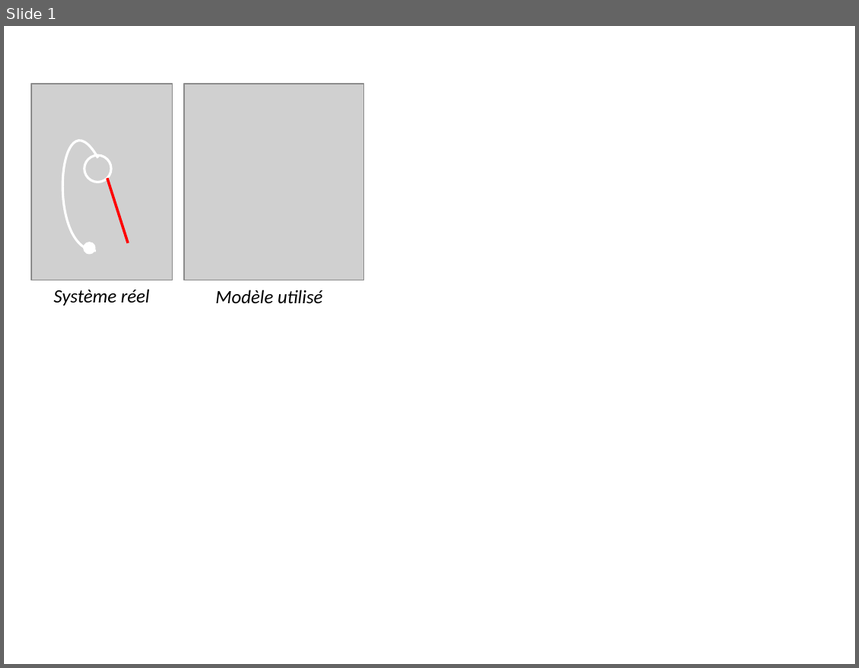
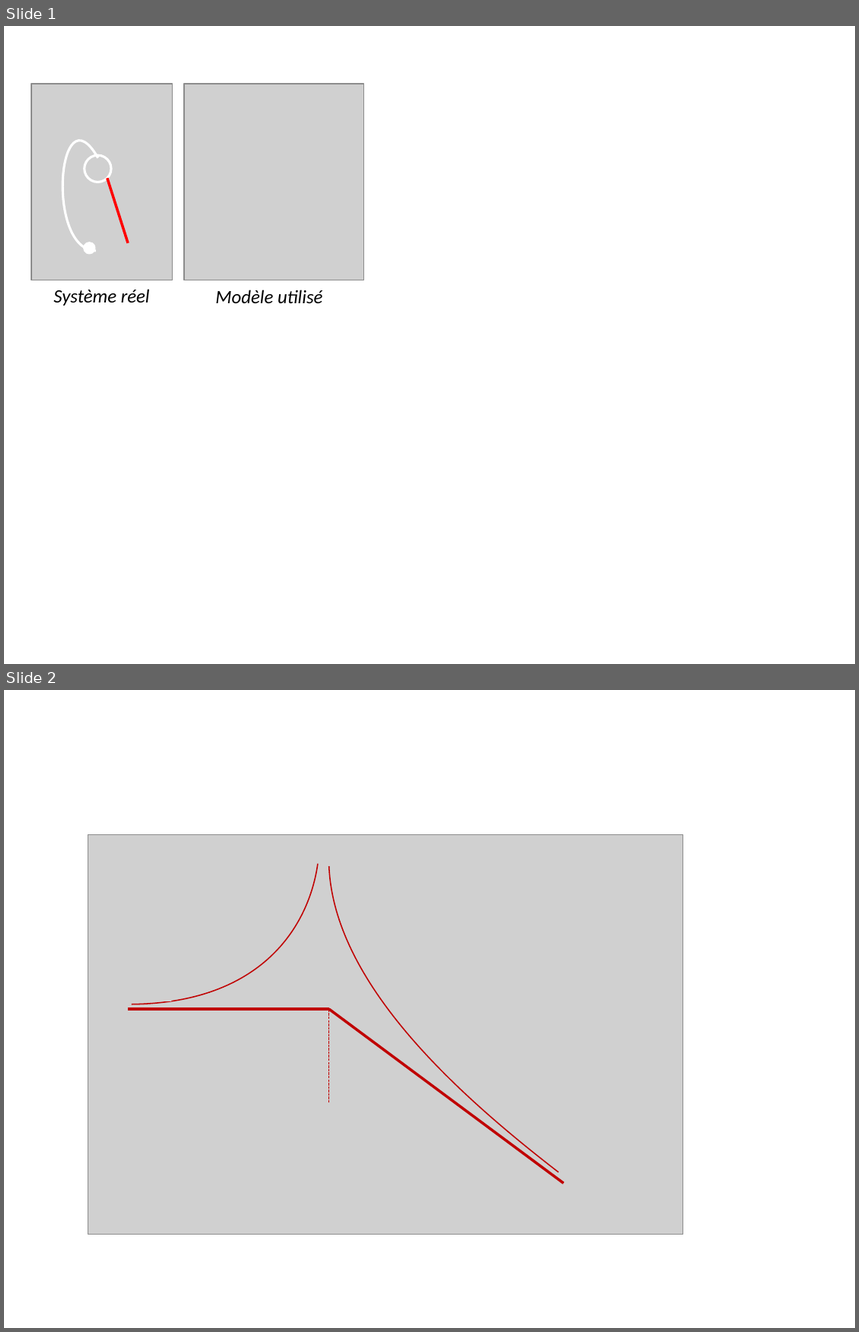
Before and after one commit to xpessoles/Cy_04_PSI_ModelisationDynamique, a slide deck: Chapitre_03_TorseursCinetiquesDynamiques/TD_02_Stabilisateur_PFD_TODO/images/Figures.pptx. Shown one above the other, each under a label of ours: slide 1 before the commit, slides 1 and 2 after it. The pictures are 859x668 and 859x1332 pixels, drawn with LibreOffice and Linux fonts; fonts in the diff are those of the drawing; grey boxes stand for pictures. Boxes give left, top, right and bottom in pixels: in the first picture for what was removed or moved away, otherwise in the second. Text is boxed around its words. In the diff, an @@ line names an element or a change of style, - is before the commit and + after.

```diff
--- a/Chapitre_03_TorseursCinetiquesDynamiques/TD_02_Stabilisateur_PFD_TODO/images/Figures.pptx
+++ b/Chapitre_03_TorseursCinetiquesDynamiques/TD_02_Stabilisateur_PFD_TODO/images/Figures.pptx
@@ slide 2 added at <box>4,690,855,1328</box>, background #FFFFFF @@
@@ picture added at <box>88,834,683,1234</box> @@
@@ freeform shape added at <box>132,863,318,1004</box>, outline #C00000 1 pt @@
@@ freeform shape added at <box>329,866,559,1173</box>, outline #C00000 1 pt @@
@@ picture added at <box>88,979,171,1002</box> @@
@@ line added from (129, 1009) to (329, 1009), #C00000 2.25 pt @@
@@ line added from (563, 1184) to (329, 1009), #C00000 2.25 pt @@
@@ line added from (329, 1103) to (329, 1009), #C00000 0.75 pt dashed @@
@@ picture added at <box>470,1070,609,1093</box> @@
@@ picture added at <box>316,1106,346,1132</box> @@
```
Also in this commit, not shown: 6 other files.
